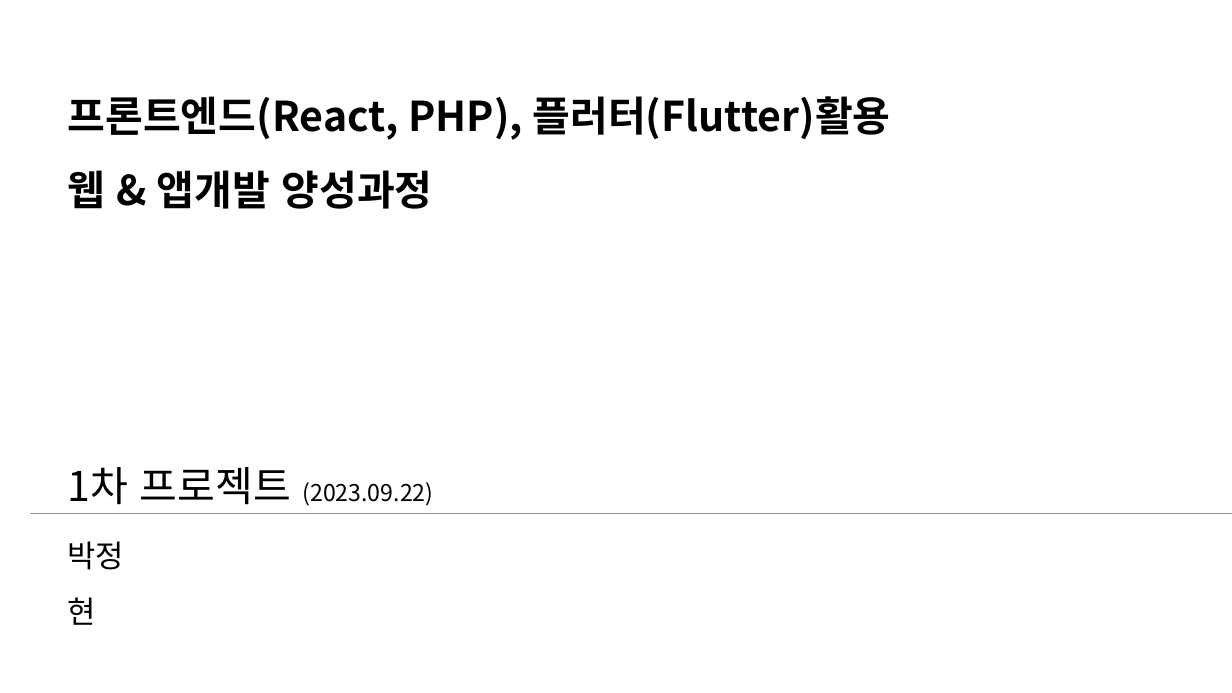
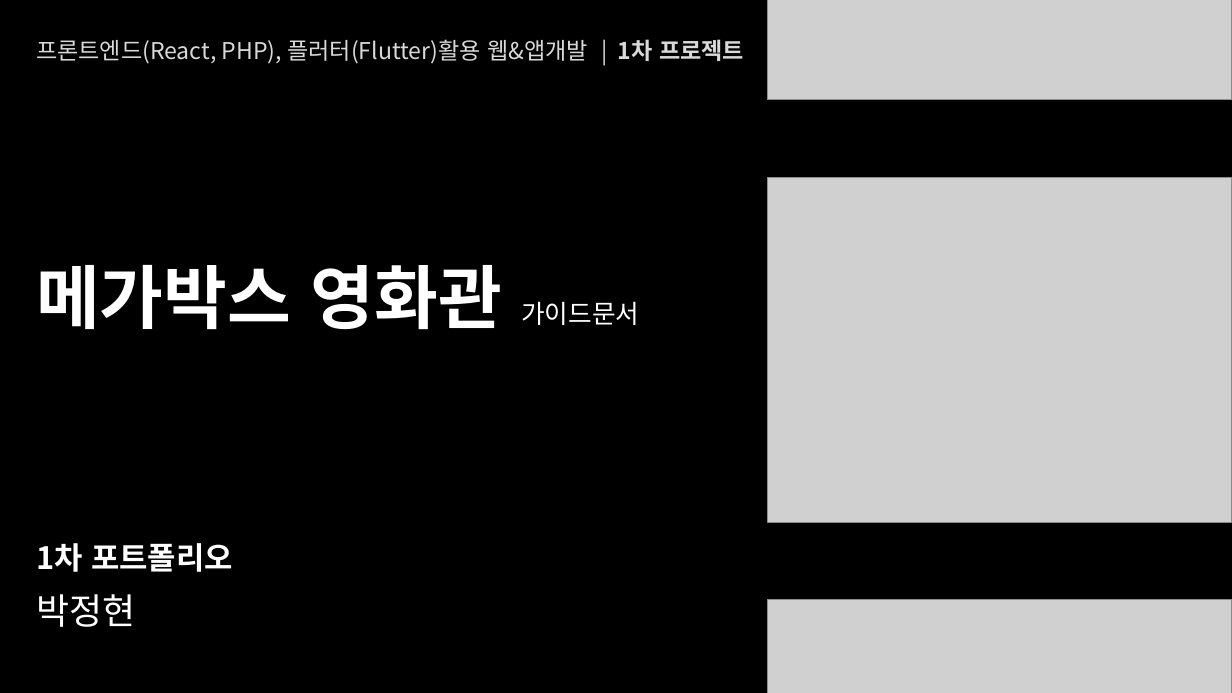
Before and after one commit to parkjjung79/FED-RF-2023-Project-PJH, a slide deck: slide 1 of 가이드문서.pptx. Drawn at 1232x693 pixels with LibreOffice and Linux fonts; fonts in the diff are those of the drawing; grey boxes stand for pictures. Boxes give left, top, right and bottom in pixels: in the first picture for what was removed or moved away, otherwise in the second. Text is boxed around its words. In the diff, an @@ line names an element or a change of style, - is before the commit and + after.

```diff
--- a/가이드문서.pptx
+++ b/가이드문서.pptx
@@ rectangle added at [0,0,1232,693], fill #000000, outline #000000 1 pt @@
@@ picture added at [767,0,1232,100] @@
@@ text at [36,39,744,64]: text changed; size 32 to 18 pt; text colour #000000 to #D9D9D9; bold off @@
-프론트엔드(React, PHP), 플러터(Flutter)활용
-웹 & 앱개발 양성과정
-1차 프로젝트 (2023.09.22)
+프론트엔드(React, PHP), 플러터(Flutter)활용 웹&앱개발 | 1차 프로젝트
@@ picture added at [767,177,1232,522] @@
@@ text added at [36,265,639,330], 54 pt, text #FFFFFF, bold @@
+메가박스 영화관 가이드문서
@@ line removed from (30, 514) to (1232, 514) @@
@@ text "박정현": place and size @@
-text "박정현" at [68,541,125,625]
+text "박정현" at [36,594,135,627]
@@ text "박정현" at [36,594,135,627]: size 24 to 28 pt, text colour #000000 to #FFFFFF @@
@@ text added at [36,543,233,572], 24 pt, text #FFFFFF, bold @@
+1차 포트폴리오
@@ picture added at [767,600,1232,693] @@
```
Also in this commit, not shown: 1 other slide changed, 6 slides added, 1 other file.
